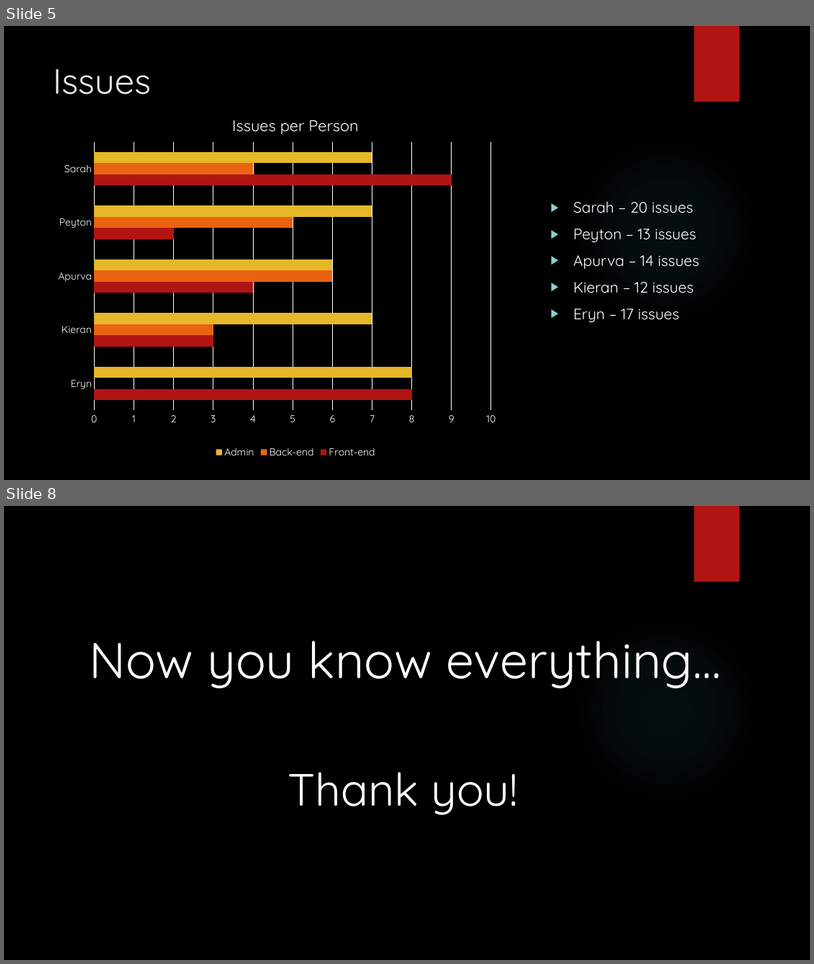
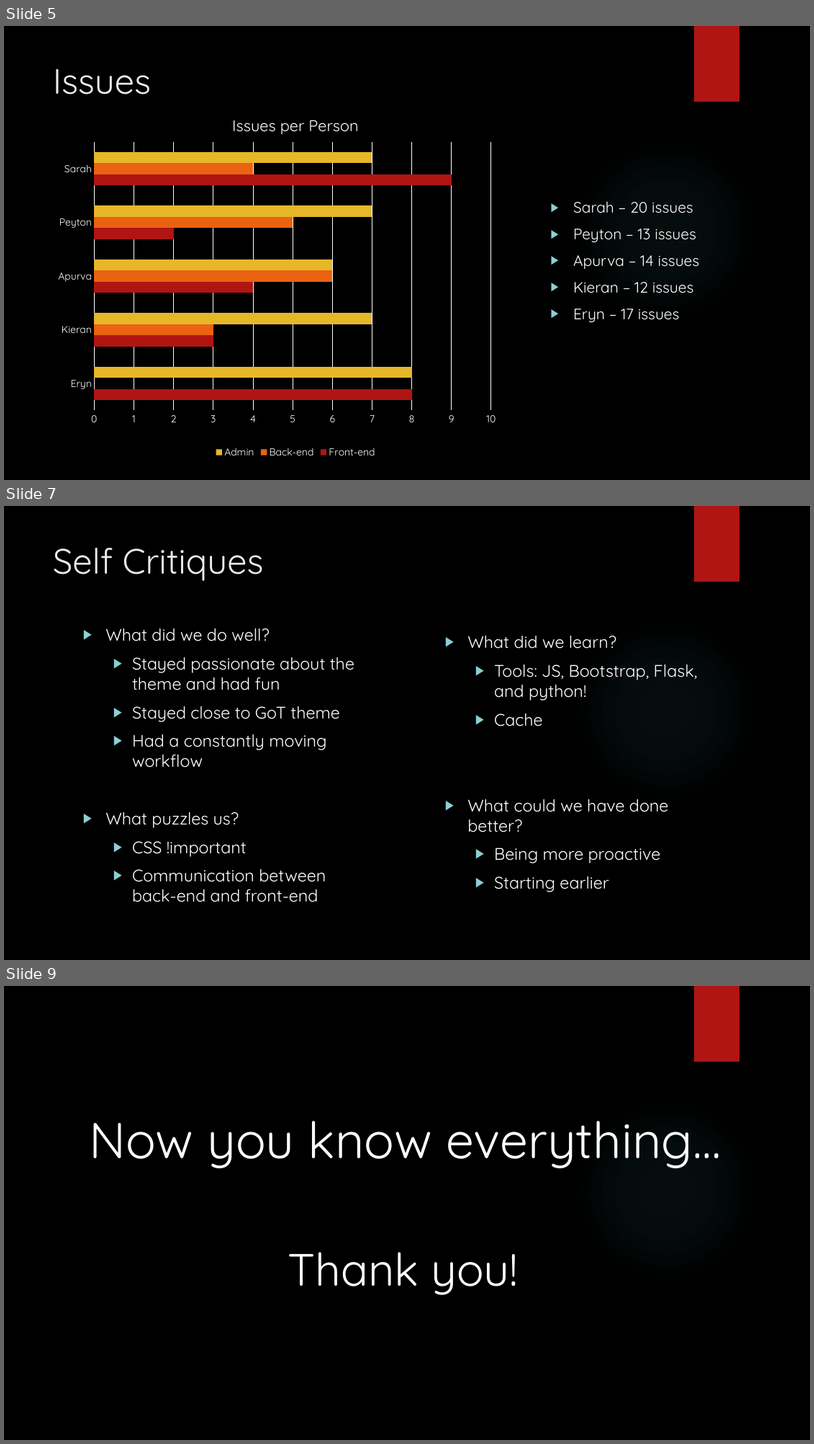
Before and after one commit to ayeryn/cs373-idb, a slide deck: Presentation.pptx. Shown one above the other, each under a label of ours: slides 5 and 8 before the commit, slides 5, 7 and 9 after it; the slides between them are not shown. The pictures are 814x964 and 814x1444 pixels, drawn with LibreOffice and Linux fonts; fonts in the diff are those of the drawing; background and template pictures are left out. Boxes give left, top, right and bottom in pixels: in the first picture for what was removed or moved away, otherwise in the second. Text is boxed around its words. In the diff, an @@ line names an element or a change of style, - is before the commit and + after.

```diff
--- a/Presentation.pptx
+++ b/Presentation.pptx
@@ slide 7 added at [4, 506, 810, 960], background picture (left out); not listed: 2 template elements that a slide beside it also shows @@
@@ title added at [53, 547, 264, 581], 42 pt, text #EBEBEB @@
+Self Critiques
@@ text added at [106, 628, 355, 902], 20 pt, text #FFFFFF @@
+▶ What did we do well?
+  ▶ Stayed passionate about the theme and had fun
+  ▶ Stayed close to GoT theme
+  ▶ Had a constantly moving workflow
+▶ What puzzles us?
+  ▶ CSS !important
+  ▶ Communication between back-end and front-end
@@ text added at [468, 635, 698, 892], 20 pt, text #FFFFFF @@
+▶ What did we learn?
+  ▶ Tools: JS, Bootstrap, Flask, and python!
+  ▶ Cache
+▶ What could we have done better?
+  ▶ Being more proactive
+  ▶ Starting earlier
@@ what was slide 8 is now slide 9 @@
```
Also in this commit, not shown: 1 slide changed, 2 other slides added, 2 slides removed, 1 other file.
